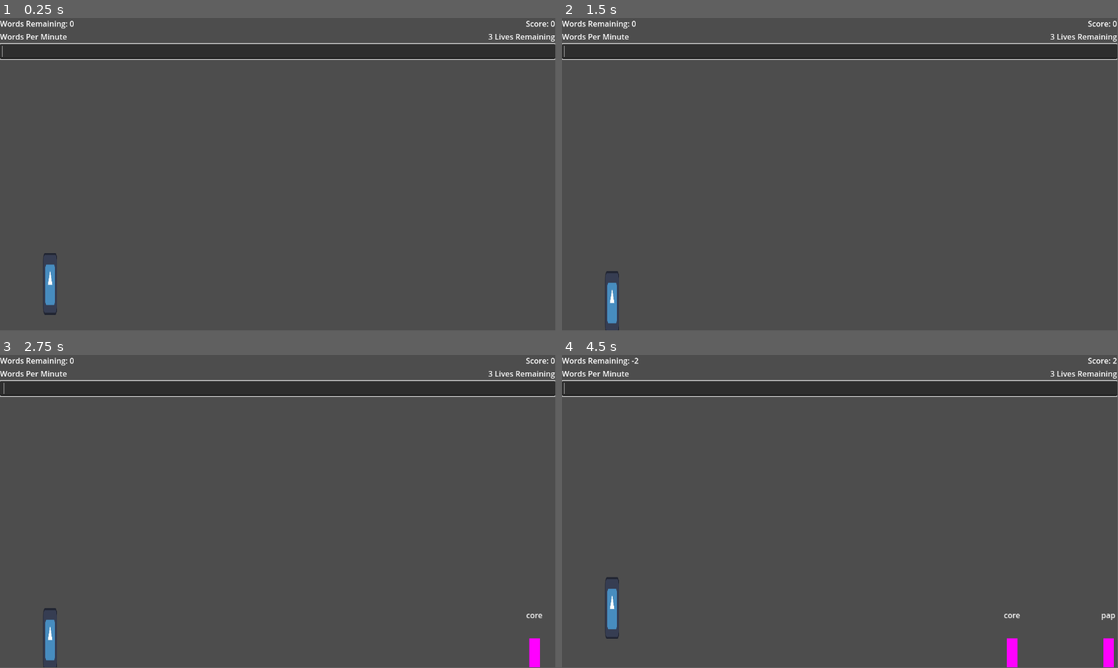
Above: before the commit, frames 1-4 (two rows, left to right).
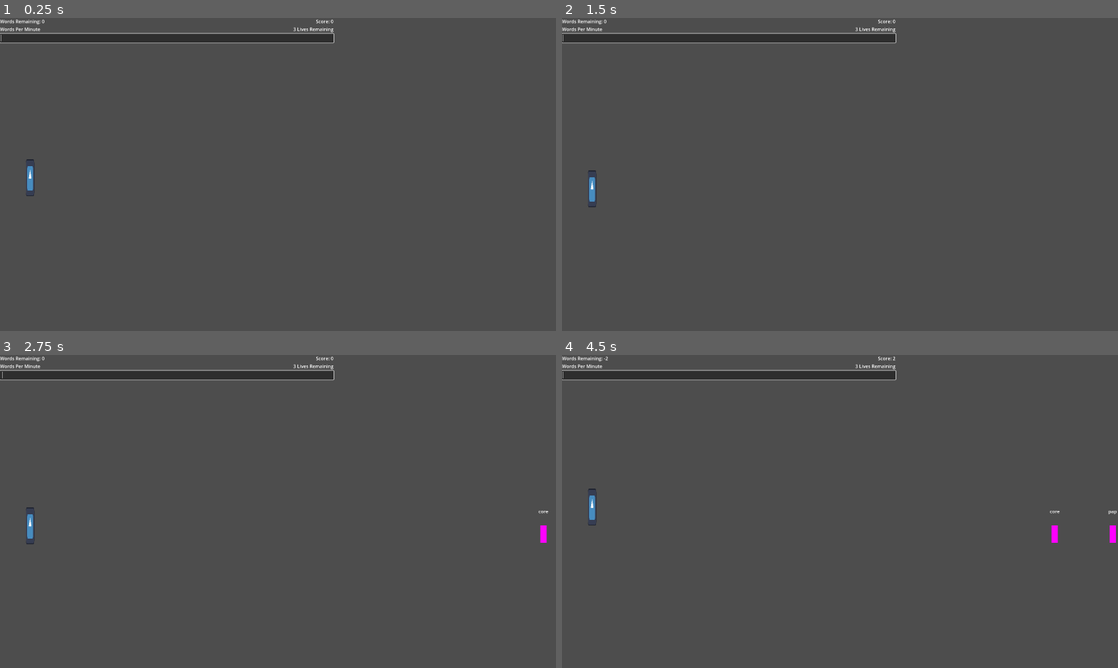
Above: after the commit, the same moments.

Repository: Nishi790/stenojump
Game: Godot game, scene res://in_game/in_game.tscn
Same seed, same stepped clock (60 frames per second), same inputs: the game is played once before the commit and once after it. The engine's default icon, where the game draws it, is replaced by a stand-in: a white triangle on a blue panel in a dark square.
Inputs:
- Up to frame 1 (0.25 s): no input
- Up to frame 2 (1.5 s): tap Enter at 1.25 s
- Up to frame 3 (2.75 s): tap Space at 2 s
- Up to frame 4 (4.5 s): type "core" at 2.75 s; type "pap" at 4.25 s
In our replay, the window is 799x449 before the commit and 800x450 after it. These sizes can differ from the game's own. Grey fills any space a smaller window leaves; there, only what the larger window draws over its background counts as a difference.

The runs differ from the first frame. In frame 1, 8.2% of the frame differs, in the area x 0-100%, y 0-95%; in frame 2, 8.2%; in frame 3, 8.5%; in frame 4, 8.8%, in the area x 0-100%, y 0-100%.

Commit message:
Added parallax background

Diff:
--- /dev/null
+++ b/in_game/background.gd
@@ -0,0 +1,40 @@
+class_name BackgroundManager
+extends Node2D
+
+@export var ground_sprite: Parallax2D
+
+var obstacles_stopped: bool = false
+var background_stopped: bool = false
+var base_autoscroll_speeds: Array[Vector2] = [Vector2(-10, 0), Vector2(-20, 0), Vector2(-30, 0), Vector2(-50, 0), Vector2(-100, 0)]
+var speed_scale: int = 1
+var ground_autoscroll_rate: Vector2
+
+func _ready():
+	pass
+
+
+func pause_obstacles ():
+	obstacles_stopped = true
+	ground_autoscroll_rate = ground_sprite.get_autoscroll()
+	ground_sprite.set_autoscroll(Vector2.ZERO)
+
+
+func resume_obstacles ():
+	obstacles_stopped = false
+	ground_sprite.set_autoscroll(ground_autoscroll_rate)
+
+
+func pause_parallax():
+	background_stopped = true
+	obstacles_stopped = true
+	for layer in get_children():
+		layer.set_autoscroll(Vector2.ZERO)
+
+
+func resume_parallax():
+	background_stopped = false
+	obstacles_stopped = false
+	var index: int = 0
+	for layer in get_children():
+		layer.set_autoscroll(base_autoscroll_speeds[index] * speed_scale)
+		index += 1
--- a/project.godot
+++ b/project.godot
@@ -19,6 +19,18 @@
 
 LevelLoader="*res://level_loader.gd"
 
+[display]
+
+window/size/viewport_width=1920
+window/size/viewport_height=1080
+window/size/mode=3
+window/stretch/mode="canvas_items"
+window/stretch/scale_mode="integer"
+
+[editor_plugins]
+
+enabled=PackedStringArray("res://addons/parallax2d_preview/plugin.cfg")
+
 [rendering]
 
 renderer/rendering_method="gl_compatibility"
Binary file added: addons/parallax2d_preview/Icon.png
Not shown, added: addons/parallax2d_preview/Parallax2DPreview.gd
Not shown, added: addons/parallax2d_preview/PreviewNode.gd
Not shown, added: addons/parallax2d_preview/plugin.cfg
Binary file added: textures/2.Clouds.png
Not shown, added: textures/2.Clouds.png.import
Binary file added: textures/parallax_mountain/1.Sky_free.png
Not shown, added: textures/parallax_mountain/1.Sky_free.png.import
Binary file added: textures/parallax_mountain/2.Mountains.png
Not shown, added: textures/parallax_mountain/2.Mountains.png.import
Binary file added: textures/parallax_mountain/3.Trees_back.png
Not shown, added: textures/parallax_mountain/3.Trees_back.png.import
(and 2 more such lines)
